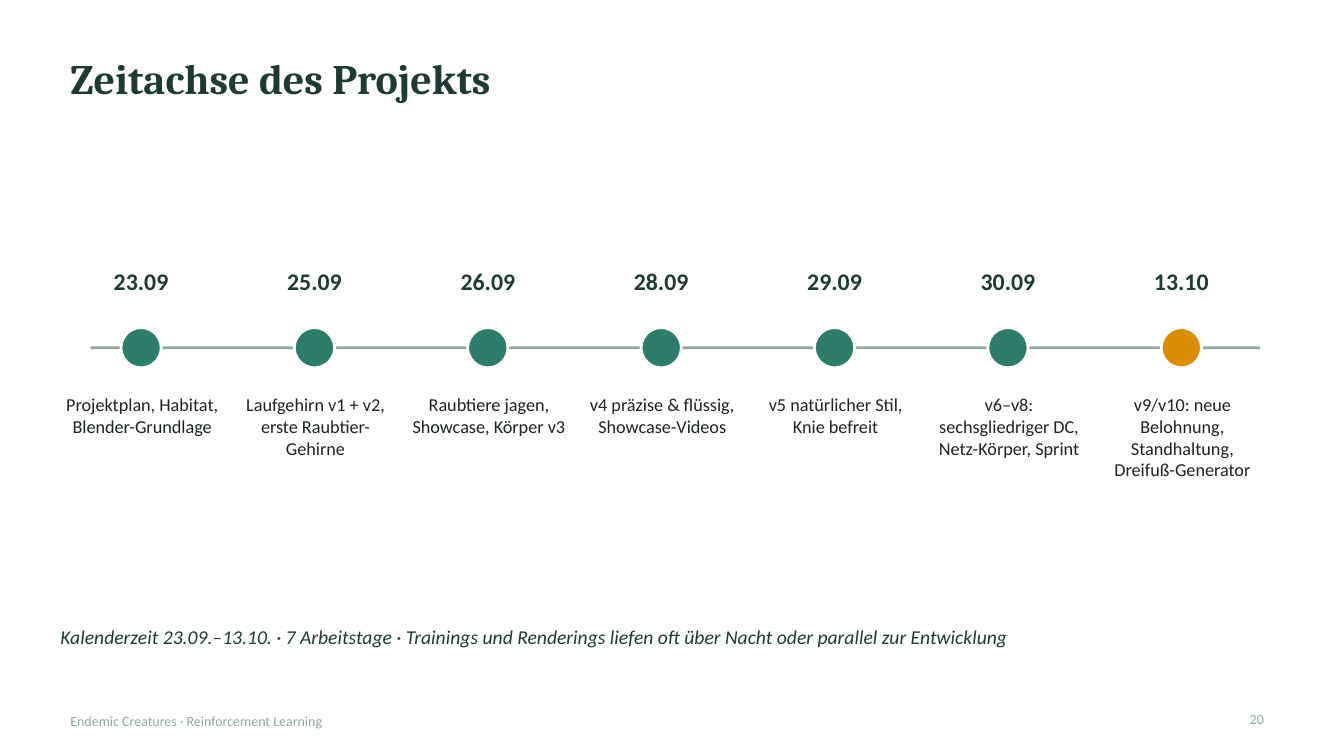
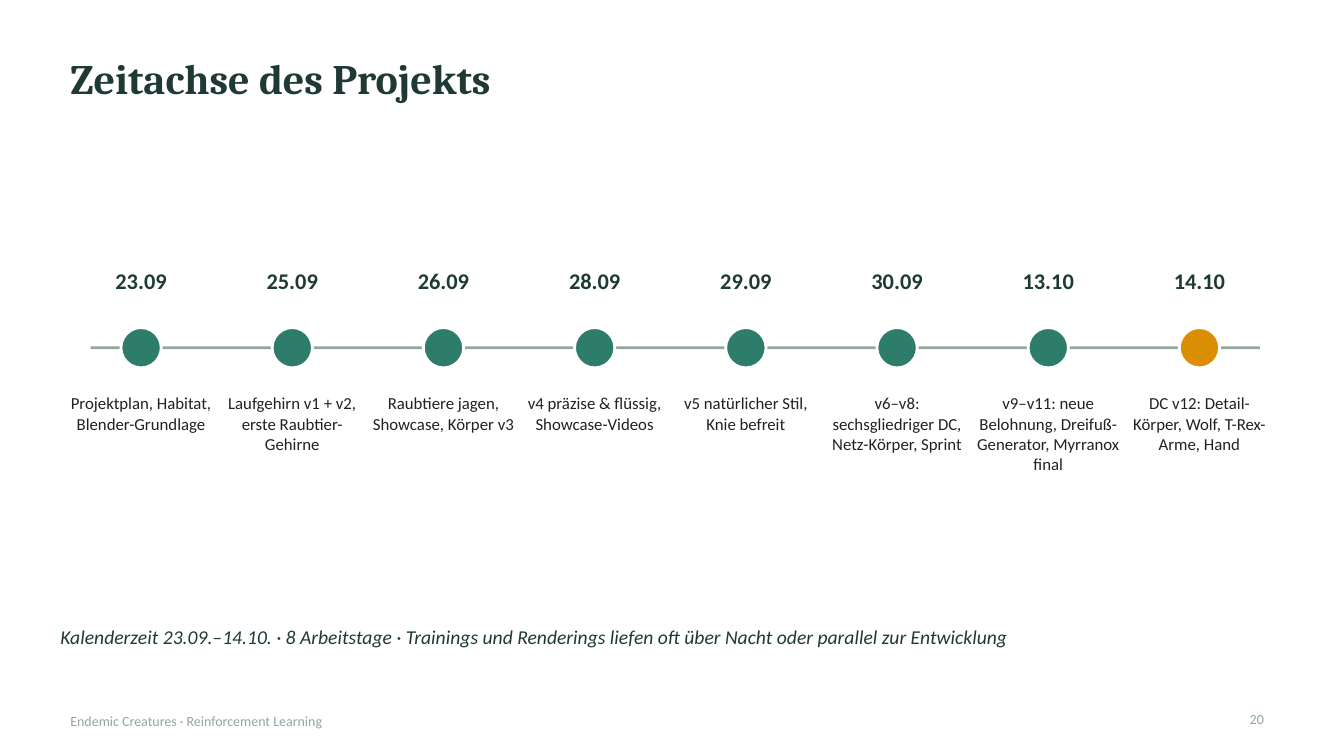
Before and after one commit to xTh0masx/Reinforcement_Learning_Creature, a slide deck: slide 20 of docs/presentation/Endemic_Creatures_RL.pptx. Drawn at 1344x756 pixels with LibreOffice and Linux fonts; fonts in the diff are those of the drawing. Boxes give left, top, right and bottom in pixels: in the first picture for what was removed or moved away, otherwise in the second. Text is boxed around its words. In the diff, an @@ line names an element or a change of style, - is before the commit and + after.

```diff
--- a/docs/presentation/Endemic_Creatures_RL.pptx
+++ b/docs/presentation/Endemic_Creatures_RL.pptx
@@ text "25.09": place and size @@
-text "25.09" at box(287, 274, 342, 290)
+text "25.09" at box(267, 274, 318, 289)
@@ text "26.09": place and size @@
-text "26.09" at box(461, 273, 516, 290)
+text "26.09" at box(418, 273, 469, 289)
@@ text "28.09": place and size @@
-text "28.09" at box(634, 273, 689, 290)
+text "28.09" at box(569, 273, 620, 289)
@@ text "29.09": place and size @@
-text "29.09" at box(807, 274, 862, 290)
+text "29.09" at box(720, 274, 771, 289)
@@ text "30.09": place and size @@
-text "30.09" at box(981, 274, 1036, 290)
+text "30.09" at box(871, 274, 922, 289)
@@ size 17 to 16 pt in 7 elements at box(115, 274, 166, 289), box(267, 274, 318, 289), box(418, 273, 469, 289), box(569, 273, 620, 289), box(720, 274, 771, 289), box(871, 274, 922, 289), box(1023, 274, 1074, 289) @@
@@ text "13.10": place and size @@
-text "13.10" at box(1154, 274, 1209, 290)
+text "13.10" at box(1023, 274, 1074, 289)
@@ text added at box(1174, 274, 1225, 289), 16 pt, text #1F3A35, bold @@
+14.10
@@ ellipse: place and size @@
-ellipse at box(294, 328, 335, 368)
+ellipse at box(272, 328, 313, 368)
@@ ellipse: place and size @@
-ellipse at box(468, 328, 508, 368)
+ellipse at box(423, 328, 464, 368)
@@ ellipse: place and size @@
-ellipse at box(641, 328, 682, 368)
+ellipse at box(575, 328, 615, 368)
@@ ellipse: place and size @@
-ellipse at box(815, 328, 855, 368)
+ellipse at box(726, 328, 766, 368)
@@ ellipse: place and size @@
-ellipse at box(988, 328, 1028, 368)
+ellipse at box(877, 328, 918, 368)
@@ ellipse: place and size @@
-ellipse at box(1162, 328, 1202, 368)
+ellipse at box(1028, 328, 1069, 368)
@@ ellipse at box(1028, 328, 1069, 368): fill #D98E04 to #2E7D6B @@
@@ ellipse added at box(1180, 328, 1220, 368), fill #D98E04, outline #FFFFFF 2 pt @@
@@ text "Laufgehirn v1 + v2, erste ...": place and size @@
-text "Laufgehirn v1 + v2, erste ..." at box(246, 398, 385, 455)
+text "Laufgehirn v1 + v2, erste ..." at box(228, 397, 356, 450)
@@ text "Raubtiere jagen, Showcase, Körper v3": place and size @@
-text "Raubtiere jagen, Showcase, Körper v3" at box(413, 398, 565, 436)
+text "Raubtiere jagen, Showcase, Körper v3" at box(373, 397, 514, 433)
@@ text "v4 präzise & flüssig, Showcase-Videos": place and size @@
-text "v4 präzise & flüssig, Showcase-Videos" at box(590, 398, 735, 433)
+text "v4 präzise & flüssig, Showcase-Videos" at box(528, 397, 661, 430)
@@ text "v5 natürlicher Stil, Knie befreit": place and size @@
-text "v5 natürlicher Stil, Knie befreit" at box(769, 398, 902, 433)
+text "v5 natürlicher Stil, Knie befreit" at box(684, 397, 807, 430)
@@ size 13 to 12 pt in 6 elements at box(71, 397, 211, 433), box(228, 397, 356, 450), box(373, 397, 514, 433), box(528, 397, 661, 430), box(684, 397, 807, 430), box(832, 397, 962, 453) @@
@@ text "v6–v8: sechsgliedriger DC, Netz-Körper, Sprint": place and size @@
-text "v6–v8: sechsgliedriger DC, Netz-Körper, Sprint" at box(939, 398, 1079, 458)
+text "v6–v8: sechsgliedriger DC, Netz-Körper, Sprint" at box(832, 397, 962, 453)
@@ text at box(977, 398, 1119, 470): text changed; size 13 to 12 pt @@
-v9/v10: neue Belohnung, Standhaltung, Dreifuß-Generator
+v9–v11: neue Belohnung, Dreifuß-Generator, Myrranox final
@@ text added at box(1133, 397, 1266, 452), 12 pt, text #1C2321 @@
+DC v12: Detail-Körper, Wolf, T-Rex-Arme, Hand
@@ text at box(60, 630, 1007, 648): text changed @@
-Kalenderzeit 23.09.–13.10. · 7 Arbeitstage · Trainings und Renderings liefen oft über Nacht oder parallel zur Entwicklung
+Kalenderzeit 23.09.–14.10. · 8 Arbeitstage · Trainings und Renderings liefen oft über Nacht oder parallel zur Entwicklung
```
Also in this commit, not shown: 18 other slides changed, 8 slides added, 7 other files.
